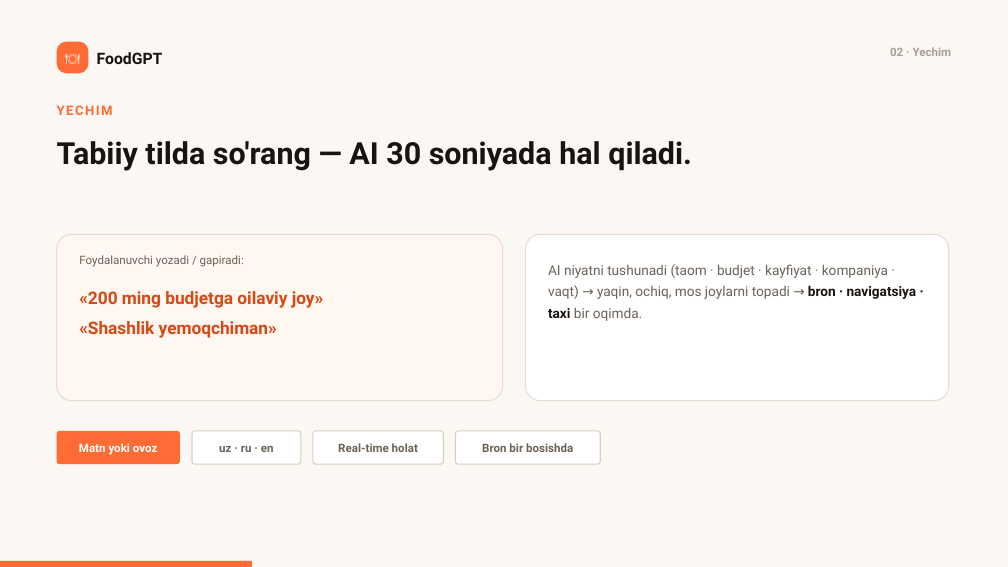
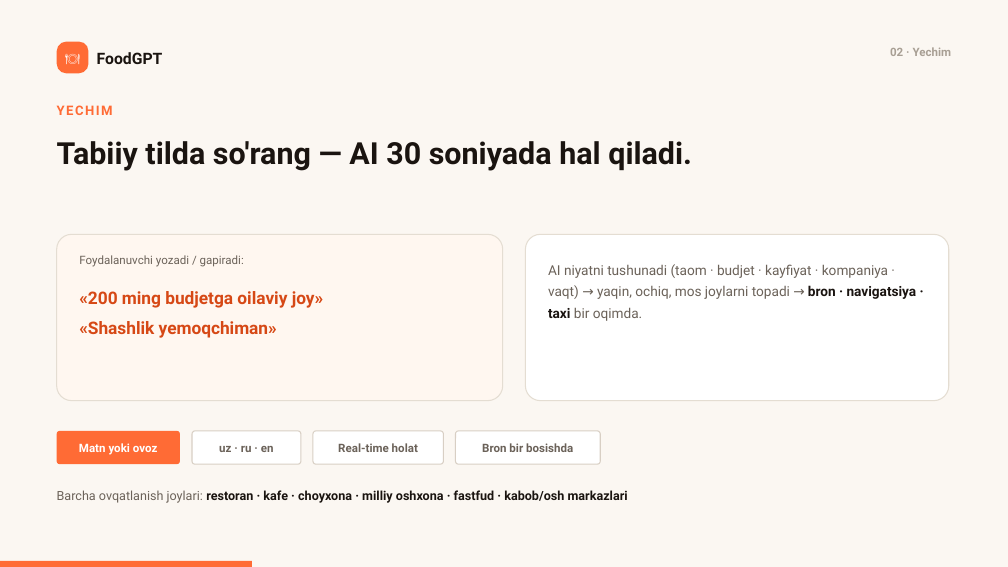
Before and after one commit to diyorbek20037773/food_ai, a slide deck: slide 3 of FoodGPT-taqdimot.pptx. Drawn at 1008x567 pixels with LibreOffice and Linux fonts; fonts in the diff are those of the drawing. Boxes give left, top, right and bottom in pixels: in the first picture for what was removed or moved away, otherwise in the second. Text is boxed around its words. In the diff, an @@ line names an element or a change of style, - is before the commit and + after.

```diff
--- a/FoodGPT-taqdimot.pptx
+++ b/FoodGPT-taqdimot.pptx
@@ text added at (57, 490, 628, 503), 12 pt, text #1A1410, bold @@
+Barcha ovqatlanish joylari: restoran · kafe · choyxona · milliy oshxona · fastfud · kabob/osh markazlari
```
Also in this commit, not shown: 8 other slides changed, 27 other files.
